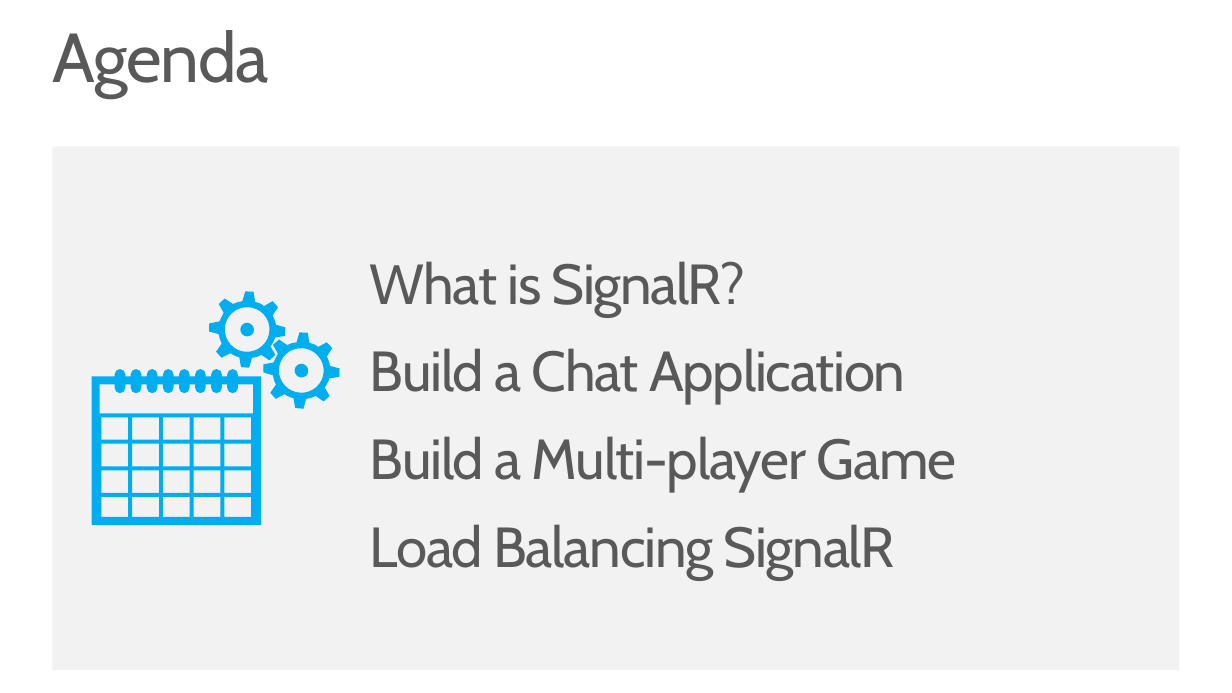
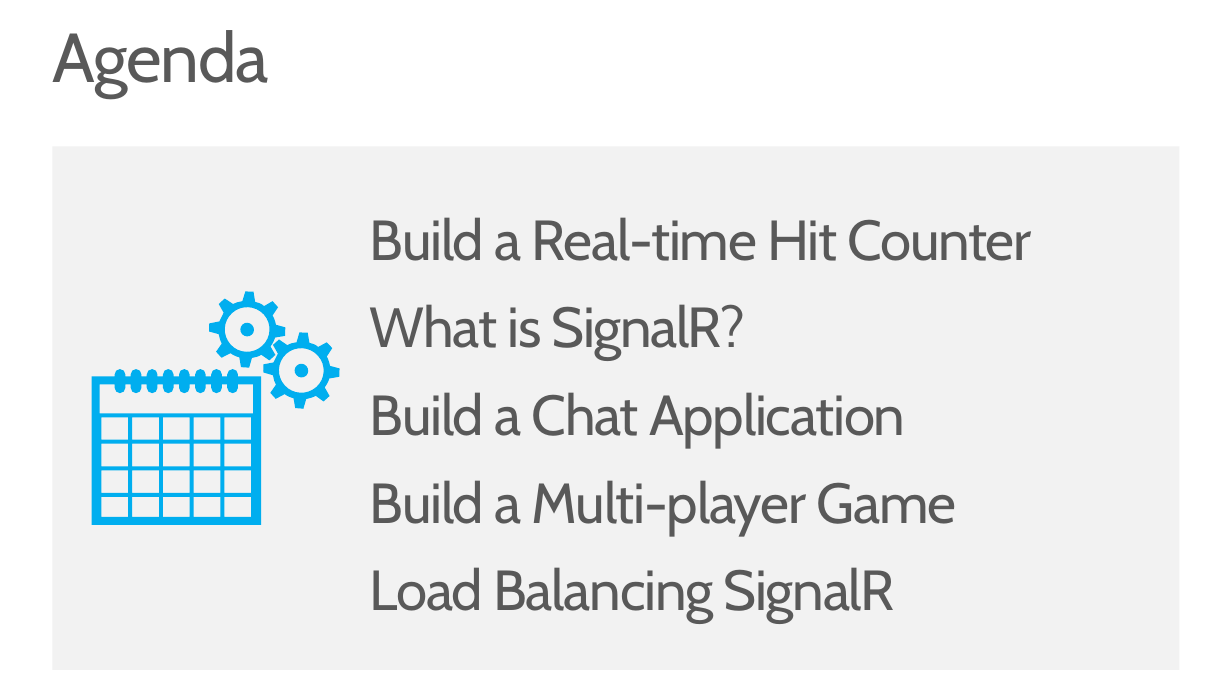
Before and after one commit to Microsoft-Web/PRESENTATION-RealtimeCommunicationsWithSignalR, a slide deck: slide 3 of RealtimeCommunicationsWithSignalR.pptx. Drawn at 1232x693 pixels with LibreOffice and Linux fonts; fonts in the diff are those of the drawing. Boxes give left, top, right and bottom in pixels: in the first picture for what was removed or moved away, otherwise in the second. Text is boxed around its words. In the diff, an @@ line names an element or a change of style, - is before the commit and + after.

```diff
--- a/RealtimeCommunicationsWithSignalR.pptx
+++ b/RealtimeCommunicationsWithSignalR.pptx
@@ text "Build a Real-time Hit Counter": place and size @@
-text "Build a Real-time Hit Counter" at box(370, 261, 957, 580)
+text "Build a Real-time Hit Counter" at box(370, 217, 1032, 623)
@@ text at box(370, 217, 1032, 261): paragraph added @@
+Build a Real-time Hit Counter
```
Also in this commit, not shown: 2 slides added, 1 slide removed, 1 other file.
